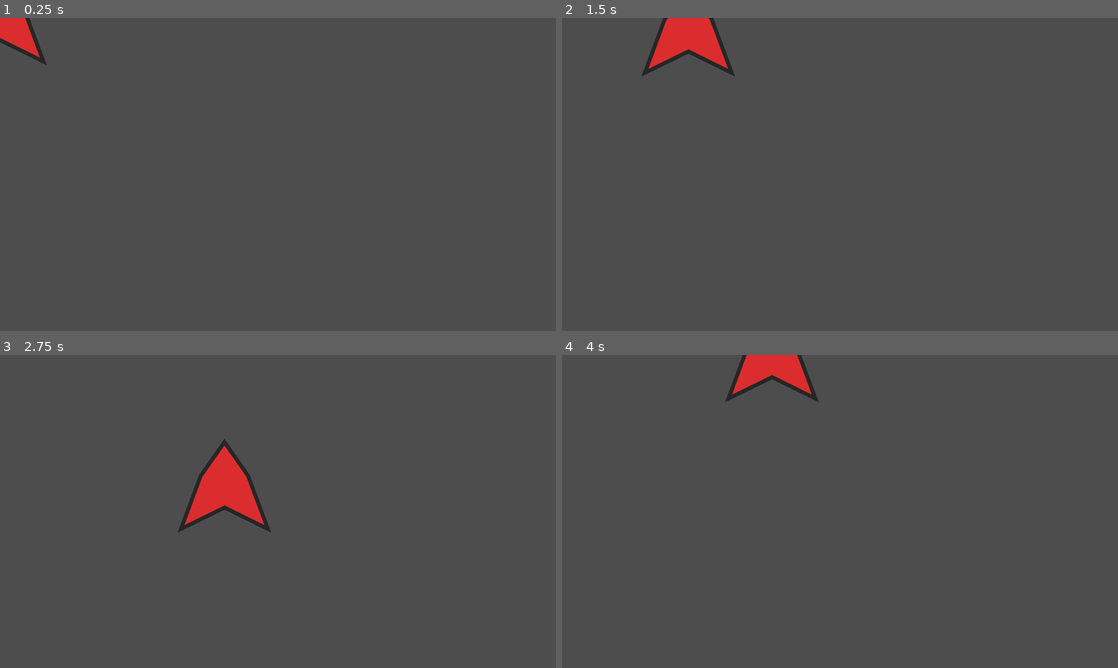
Above: before the commit, frames 1-4 (two rows, left to right).
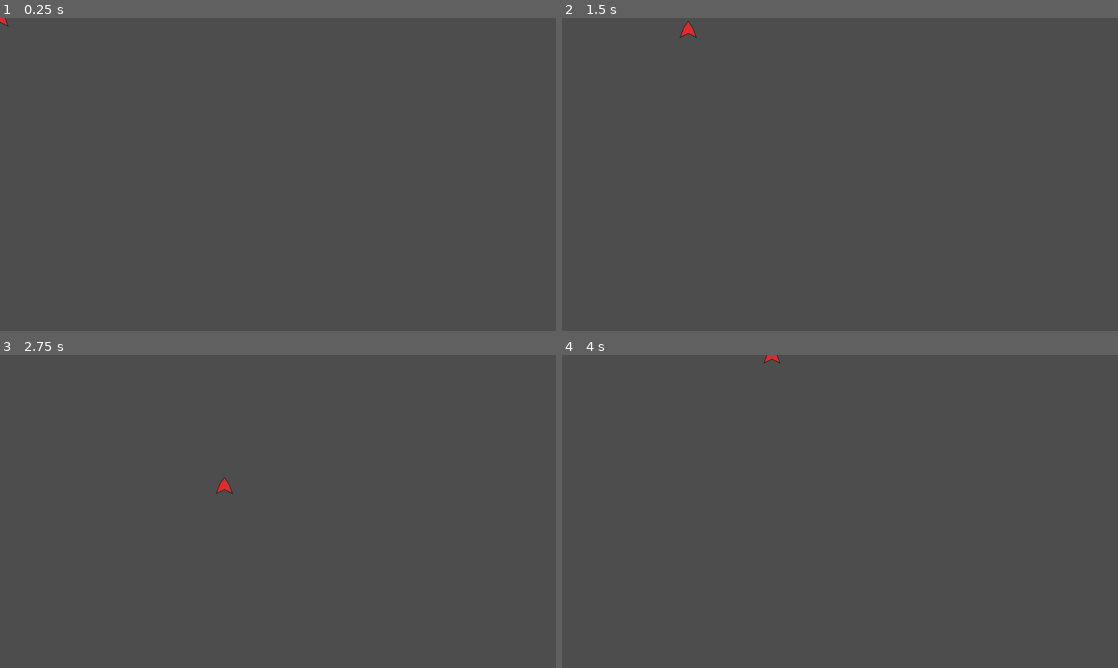
Above: after the commit, the same moments.

Repository: Tzeryushi/Blessed-Mode
Game: Godot game, scene res://Scenes/test_main.tscn
Same seed, same stepped clock (60 frames per second), same inputs: the game is played once before the commit and once after it.
Inputs (mouse positions are in pixels of both pictures, inside the frame that each line leads up to):
- Up to frame 1 (0.25 s): no input
- Up to frame 2 (1.5 s): tap Enter at 0.5 s; move the mouse to (962, 158) at 0.52 s; hold D (move_right) 0.53-1.28 s; click (962, 158) at 0.6 s; move the mouse to (728, 190) at 1.27 s; hold S (move_down) from 1.28 s (still down); click (728, 190) at 1.35 s
- Up to frame 3 (2.75 s): move the mouse to (333, 442) at 2.02 s; release S (move_down) at 2.03 s; hold D (move_right) from 2.03 s (still down); click (333, 442) at 2.1 s
- Up to frame 4 (4 s): move the mouse to (812, 574) at 2.77 s; release D (move_right) at 2.78 s; hold W (move_up) 2.78-3.53 s; click (812, 574) at 2.85 s; move the mouse to (1006, 558) at 3.52 s; hold A (move_left) from 3.53 s (still down); click (1006, 558) at 3.6 s

The runs differ from the first frame. In frame 1, 0.7% of the frame differs, in the area x 0-9%, y 0-16%; in frame 2, 1.7%; in frame 3, 2.3%, in the area x 32-49%, y 26-57%; in frame 4, 1.4%.

Commit message:
setup viewport scaling

Diff:
--- a/Entities/Player/Player.gd
+++ b/Entities/Player/Player.gd
@@ -27,6 +27,8 @@
 	state_manager.init_state(self)
 
 func _unhandled_input(_event) -> void:
+	if Input.is_action_just_pressed("shoot"):
+		print(get_viewport().get_mouse_position())
 	state_manager.process_input(_event)
 
 func _process(_delta) -> void:
--- a/Entities/Player/Player.tscn
+++ b/Entities/Player/Player.tscn
@@ -8,7 +8,7 @@
 [ext_resource type="Script" path="res://Entities/Player/States/MoveState.gd" id="4_rbr0h"]
 
 [sub_resource type="CircleShape2D" id="CircleShape2D_ftxv2"]
-radius = 65.123
+radius = 15.0333
 
 [sub_resource type="SpriteFrames" id="SpriteFrames_qx6ur"]
 animations = [{
@@ -30,7 +30,7 @@
 shape = SubResource("CircleShape2D_ftxv2")
 
 [node name="PlayerSprite" type="AnimatedSprite2D" parent="."]
-scale = Vector2(0.5, 0.5)
+scale = Vector2(0.0929535, 0.0929535)
 sprite_frames = SubResource("SpriteFrames_qx6ur")
 
 [node name="StateManager" type="Node" parent="." node_paths=PackedStringArray("first_state")]
--- a/Entities/Player/ShipModes/ShipMode.gd
+++ b/Entities/Player/ShipModes/ShipMode.gd
@@ -1,5 +1,10 @@
 class_name ShipMode
 extends Node
+
+#shipmode attributes
+@export var acceleration : float = 30.0
+@export var decceleration : float = 10.0
+@export var max_movement_speed : float = 600.0
 
 #contains "prototype" functions for state-called actions
 
--- a/Scenes/test_main.tscn
+++ b/Scenes/test_main.tscn
@@ -2,6 +2,32 @@
 
 [ext_resource type="PackedScene" uid="uid://ds7bcbfgwevuw" path="res://Entities/Player/Player.tscn" id="1_ix01j"]
 
-[node name="TestMain" type="Node2D"]
+[node name="TestMain" type="Control"]
+layout_mode = 3
+anchors_preset = 15
+anchor_right = 1.0
+anchor_bottom = 1.0
+grow_horizontal = 2
+grow_vertical = 2
 
-[node name="Player" parent="." instance=ExtResource("1_ix01j")]
+[node name="SubViewportContainer" type="SubViewportContainer" parent="."]
+layout_mode = 1
+anchors_preset = 15
+anchor_right = 1.0
+anchor_bottom = 1.0
+grow_horizontal = 2
+grow_vertical = 2
+stretch = true
+
+[node name="SubViewport" type="SubViewport" parent="SubViewportContainer"]
+handle_input_locally = false
+size = Vector2i(1920, 1080)
+size_2d_override = Vector2i(1920, 1080)
+size_2d_override_stretch = true
+render_target_update_mode = 4
+
+[node name="Node2D" type="Node2D" parent="SubViewportContainer/SubViewport"]
+
+[node name="Player" parent="SubViewportContainer/SubViewport/Node2D" instance=ExtResource("1_ix01j")]
+
+[node name="CanvasLayer" type="CanvasLayer" parent="."]
--- a/project.godot
+++ b/project.godot
@@ -19,7 +19,7 @@
 
 window/size/viewport_width=1920
 window/size/viewport_height=1080
-window/stretch/mode="viewport"
+window/stretch/mode="canvas_items"
 
 [input]
 
@@ -43,3 +43,8 @@
 "events": [Object(InputEventKey,"resource_local_to_scene":false,"resource_name":"","device":-1,"window_id":0,"alt_pressed":false,"shift_pressed":false,"ctrl_pressed":false,"meta_pressed":false,"pressed":false,"keycode":0,"physical_keycode":68,"key_label":0,"unicode":100,"echo":false,"script":null)
 ]
 }
+shoot={
+"deadzone": 0.5,
+"events": [Object(InputEventMouseButton,"resource_local_to_scene":false,"resource_name":"","device":-1,"window_id":0,"alt_pressed":false,"shift_pressed":false,"ctrl_pressed":false,"meta_pressed":false,"button_mask":1,"position":Vector2(196, 34),"global_position":Vector2(202, 96),"factor":1.0,"button_index":1,"canceled":false,"pressed":true,"double_click":false,"script":null)
+]
+}
